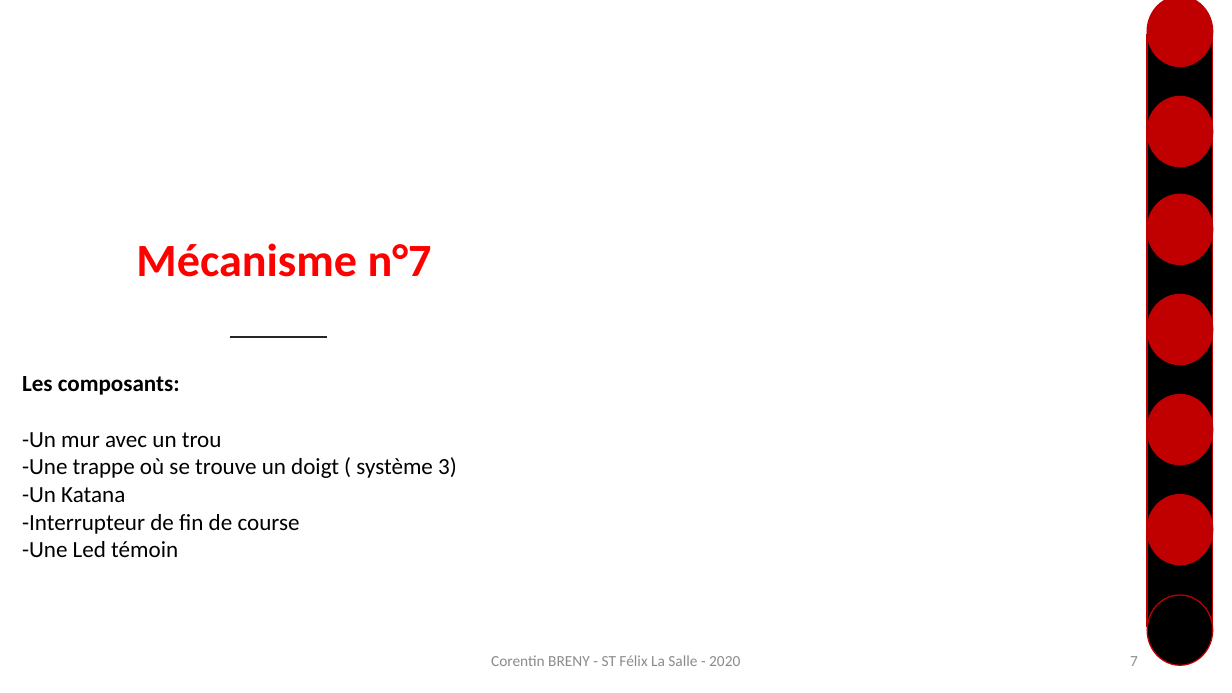
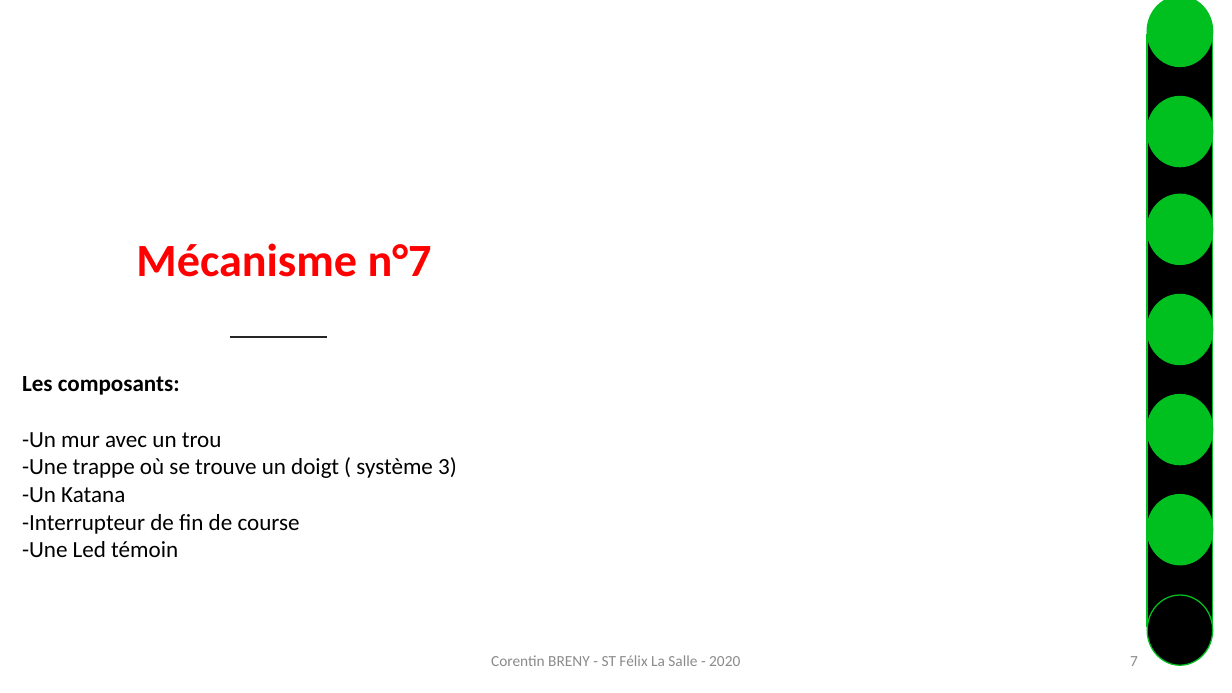
Before and after one commit to corentin-breny/Systeme_Escape_Game_13emePorte, a slide deck: slide 7 of Etudiants/Corentin/RDP n°1.pptx. Drawn at 1232x693 pixels with LibreOffice and Linux fonts; fonts in the diff are those of the drawing; background and template pictures are left out. Boxes give left, top, right and bottom in pixels: in the first picture for what was removed or moved away, otherwise in the second. Text is boxed around its words. In the diff, an @@ line names an element or a change of style, - is before the commit and + after.

```diff
--- a/Etudiants/Corentin/RDP n°1.pptx
+++ b/Etudiants/Corentin/RDP n°1.pptx
@@ rectangle at (1147,34,1213,627): outline #C00000 1 pt to #00C020 1 pt @@
@@ fill #C00000 to #00C020; outline #C00000 1 pt to #00C020 1 pt in 6 elements at (1147,96,1213,166), (1147,0,1213,67), (1147,194,1213,264), (1147,295,1213,365), (1147,395,1213,465), (1147,494,1213,565) @@
@@ ellipse at (1147,595,1213,665): outline #C00000 1 pt to #00C020 1 pt @@
```
Also in this commit, not shown: 5 other slides changed, 1 slide added, 1 slide removed.
